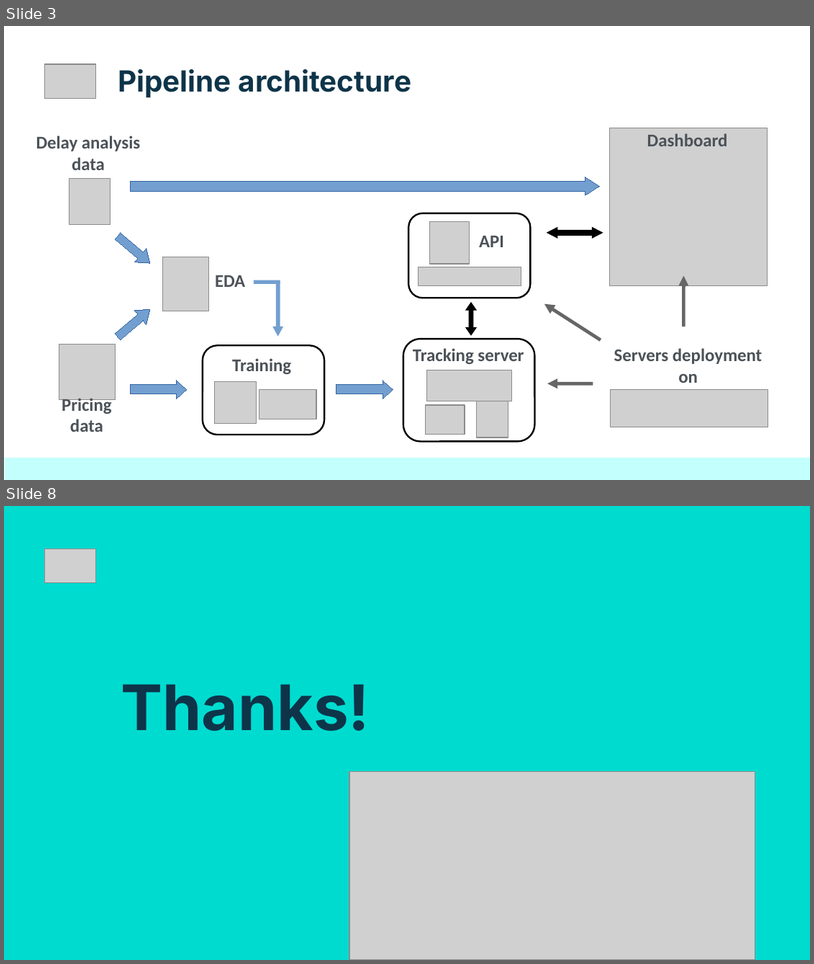
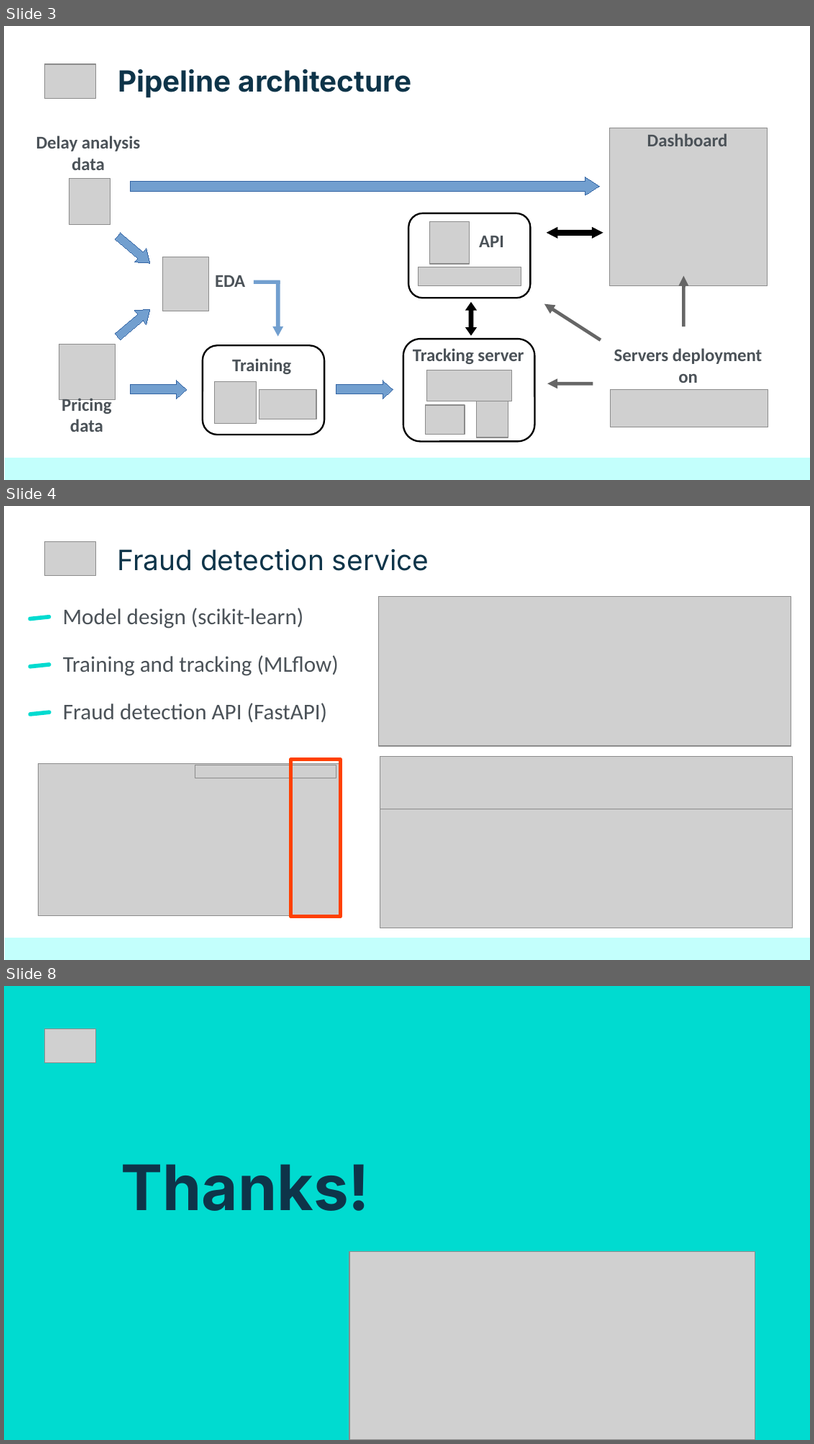
Before and after one commit to netesf13d/jedha-projects, a slide deck: 2-03-Automatic_Fraud_Detection/presentation/Presentation - 2-03 - Automatic Fraud Detection.odp. Shown one above the other, each under a label of ours: slides 3 and 8 before the commit, slides 3, 4 and 8 after it; the slides between them are not shown. The pictures are 814x964 and 814x1444 pixels, drawn with LibreOffice and Linux fonts; fonts in the diff are those of the drawing; grey boxes stand for pictures. Boxes give left, top, right and bottom in pixels: in the first picture for what was removed or moved away, otherwise in the second. Text is boxed around its words. In the diff, an @@ line names an element or a change of style, - is before the commit and + after.

```diff
--- a/2-03-Automatic_Fraud_Detection/presentation/Presentation - 2-03 - Automatic Fraud Detection.odp
+++ b/2-03-Automatic_Fraud_Detection/presentation/Presentation - 2-03 - Automatic Fraud Detection.odp
@@ slide 4 added at [4, 506, 810, 960], background #FFFFFF @@
@@ picture added at [45, 541, 96, 575] @@
@@ title added at [117, 548, 429, 571], 25 pt, text #0E3449 @@
+Fraud detection service
@@ title added at [63, 608, 304, 628], 20 pt, text #4B5258 @@
+Model design (scikit-learn)
@@ picture added at [379, 596, 792, 746] @@
@@ rounded rectangle added at [28, 615, 52, 621], fill #00DBD0 @@
@@ title added at [63, 655, 339, 676], 20 pt, text #4B5258 @@
+Training and tracking (MLflow)
@@ rounded rectangle added at [28, 662, 52, 669], fill #00DBD0 @@
@@ rounded rectangle added at [28, 710, 52, 716], fill #00DBD0 @@
@@ title added at [63, 703, 328, 722], 20 pt, text #4B5258 @@
+Fraud detection API (FastAPI)
@@ picture added at [39, 763, 340, 916] @@
@@ rectangle added at [291, 759, 341, 916], outline #FF4000 3 pt @@
@@ picture added at [380, 756, 792, 809] @@
@@ picture added at [195, 765, 336, 777] @@
@@ picture added at [380, 809, 792, 928] @@
@@ rectangle added at [5, 937, 810, 959], fill #C3FFFC @@
```
Also in this commit, not shown: 1 slide changed, 3 other slides added, 4 slides removed, 12 other files.
